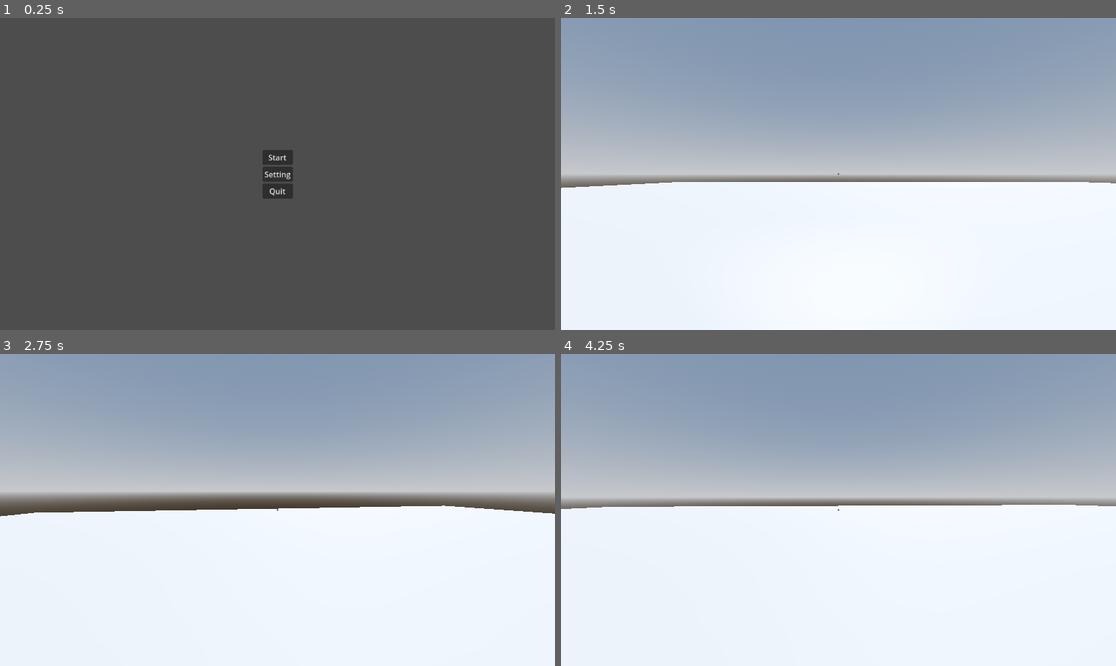
Above: before the commit, frames 1-4 (two rows, left to right).
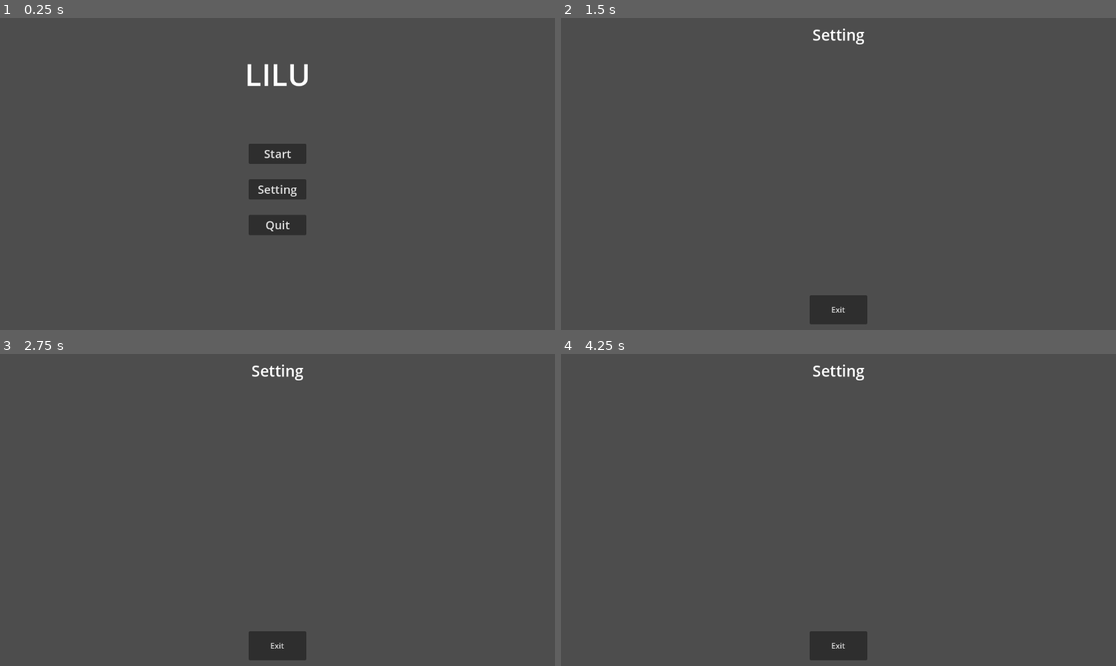
Above: after the commit, the same moments.

Repository: AntarixaSoftware/Teknologi_Game-Lilu
Game: Godot game, scene res://Scenes/main_menu.tscn
Same seed, same stepped clock (60 frames per second), same inputs: the game is played once before the commit and once after it.
Inputs (mouse positions are in pixels of both pictures, inside the frame that each line leads up to):
- Up to frame 1 (0.25 s): no input
- Up to frame 2 (1.5 s): click "Setting" at 0.5 s; click (838, 158) at 1.25 s, where only the run before the commit has a clickable "Start"
- Up to frame 3 (2.75 s): tap Enter at 2 s; move the mouse to (305, 510) at 2.02 s; hold W (forward) from 2.03 s (still down); tap F (flashlight) at 2.1 s; tap Space (jump) at 2.27 s
- Up to frame 4 (4.25 s): keep holding W (forward); move the mouse to (810, 510) at 2.77 s; tap E (interact) at 2.85 s; tap Space (jump) at 3.02 s; move the mouse to (849, 503) at 3.52 s; hold Shift (sprint) from 3.53 s (still down)

The runs differ from the first frame. In frame 1, 2.1% of the frame differs, in the area x 44-56%, y 14-70%; in frame 2, 100%, in the area x 0-100%, y 0-100%; in frame 3, 98%; in frame 4, 100%.

Commit message:
Setting improvement

Diff:
--- /dev/null
+++ b/Scenes/Setting/settings_tab_container.tscn
@@ -0,0 +1,44 @@
+[gd_scene format=3 uid="uid://cl23fry0gf6it"]
+
+[node name="Settings_Tab_Container" type="Control"]
+layout_mode = 3
+anchors_preset = 15
+anchor_right = 1.0
+anchor_bottom = 1.0
+grow_horizontal = 2
+grow_vertical = 2
+
+[node name="TabContainer" type="TabContainer" parent="."]
+layout_mode = 1
+anchors_preset = -1
+anchor_right = 1.0
+anchor_bottom = 1.0
+offset_left = 100.0
+offset_top = 50.0
+offset_right = -100.0
+offset_bottom = -100.0
+grow_horizontal = 2
+grow_vertical = 2
+tab_alignment = 1
+current_tab = 0
+
+[node name="Sound" type="TabBar" parent="TabContainer"]
+layout_mode = 2
+metadata/_tab_index = 0
+
+[node name="MarginContainer" type="MarginContainer" parent="TabContainer/Sound"]
+layout_mode = 1
+anchors_preset = 15
+anchor_right = 1.0
+anchor_bottom = 1.0
+grow_horizontal = 2
+grow_vertical = 2
+theme_override_constants/margin_left = 24
+theme_override_constants/margin_top = 24
+theme_override_constants/margin_right = 24
+theme_override_constants/margin_bottom = 24
+
+[node name="VBoxContainer" type="VBoxContainer" parent="TabContainer/Sound/MarginContainer"]
+layout_mode = 2
+theme_override_constants/separation = 64
+alignment = 1
--- /dev/null
+++ b/Scenes/main_menu.gd
@@ -0,0 +1,35 @@
+class_name MainMenu
+extends Control
+
+@onready var start_button: Button = $MarginContainer/HBoxContainer/VBoxContainer/Start_Button as Button
+@onready var setting_button: Button = $MarginContainer/HBoxContainer/VBoxContainer/Setting_Button as Button
+@onready var quit_button: Button = $MarginContainer/HBoxContainer/VBoxContainer/Quit_Button as Button
+@onready var setting_menu: SettingMenu = $Setting as SettingMenu
+@onready var margin_container: MarginContainer = $MarginContainer as MarginContainer
+
+
+@onready var start_level = preload("res://main_scene.tscn") as PackedScene
+
+func _ready():
+	handle_connecting_signals()
+
+func on_start_pressed() -> void:
+	get_tree().change_scene_to_packed(start_level)
+
+func on_setting_pressed() -> void:
+	margin_container.visible = false
+	setting_menu.set_process(true)
+	setting_menu.visible = true
+
+func on_quit_pressed() -> void:
+	get_tree().quit()
+
+func on_exit_setting_menu() -> void:
+	margin_container.visible = true
+	setting_menu.visible = false
+
+func handle_connecting_signals() -> void:
+	start_button.button_down.connect(on_start_pressed)
+	setting_button.button_down.connect(on_setting_pressed)
+	quit_button.button_down.connect(on_quit_pressed)
+	setting_menu.exit_setting_menu.connect(on_exit_setting_menu)
--- a/Scenes/main_menu.tscn
+++ b/Scenes/main_menu.tscn
@@ -1,6 +1,7 @@
-[gd_scene load_steps=2 format=3 uid="uid://qit6haobgpeu"]
+[gd_scene load_steps=3 format=3 uid="uid://qit6haobgpeu"]
 
-[ext_resource type="Script" path="res://main_menu.gd" id="1_hrajd"]
+[ext_resource type="Script" path="res://Scenes/main_menu.gd" id="1_g5xb2"]
+[ext_resource type="PackedScene" uid="uid://dqxbx21lw0lqv" path="res://Scenes/setting_menu.tscn" id="2_xr32c"]
 
 [node name="MainMenu" type="Control"]
 layout_mode = 3
@@ -9,42 +10,68 @@
 anchor_bottom = 1.0
 grow_horizontal = 2
 grow_vertical = 2
-script = ExtResource("1_hrajd")
+script = ExtResource("1_g5xb2")
 
 [node name="MarginContainer" type="MarginContainer" parent="."]
 layout_mode = 1
-anchors_preset = 8
-anchor_left = 0.5
-anchor_top = 0.5
-anchor_right = 0.5
-anchor_bottom = 0.5
-offset_left = -31.0
-offset_top = -50.5
-offset_right = 31.0
-offset_bottom = 50.5
+anchors_preset = 15
+anchor_right = 1.0
+anchor_bottom = 1.0
 grow_horizontal = 2
 grow_vertical = 2
-metadata/_edit_use_anchors_ = true
+theme_override_constants/margin_left = 12
+theme_override_constants/margin_top = 12
+theme_override_constants/margin_right = 12
+theme_override_constants/margin_bottom = 12
 
 [node name="VBoxContainer" type="VBoxContainer" parent="MarginContainer"]
 layout_mode = 2
-size_flags_vertical = 4
+theme_override_constants/separation = 60
 
-[node name="StartButton" type="Button" parent="MarginContainer/VBoxContainer"]
+[node name="Separator" type="Control" parent="MarginContainer/VBoxContainer"]
 layout_mode = 2
+
+[node name="Label" type="Label" parent="MarginContainer/VBoxContainer"]
+layout_mode = 2
+theme_override_font_sizes/font_size = 64
+text = "LILU"
+horizontal_alignment = 1
+vertical_alignment = 1
+
+[node name="HBoxContainer" type="HBoxContainer" parent="MarginContainer"]
+layout_mode = 2
+alignment = 1
+
+[node name="VBoxContainer" type="VBoxContainer" parent="MarginContainer/HBoxContainer"]
+layout_mode = 2
+theme_override_constants/separation = 32
+alignment = 1
+
+[node name="Separator2" type="Control" parent="MarginContainer/HBoxContainer/VBoxContainer"]
+layout_mode = 2
+
+[node name="Separator3" type="Control" parent="MarginContainer/HBoxContainer/VBoxContainer"]
+layout_mode = 2
+
+[node name="Start_Button" type="Button" parent="MarginContainer/HBoxContainer/VBoxContainer"]
+custom_minimum_size = Vector2(120, 32)
+layout_mode = 2
+theme_override_font_sizes/font_size = 24
 text = "Start"
-icon_alignment = 1
 
-[node name="SettingButton" type="Button" parent="MarginContainer/VBoxContainer"]
+[node name="Setting_Button" type="Button" parent="MarginContainer/HBoxContainer/VBoxContainer"]
+custom_minimum_size = Vector2(120, 32)
 layout_mode = 2
-text = "Setting"
-icon_alignment = 1
+theme_override_font_sizes/font_size = 24
+text = "Setting
+"
 
-[node name="QuitButton" type="Button" parent="MarginContainer/VBoxContainer"]
+[node name="Quit_Button" type="Button" parent="MarginContainer/HBoxContainer/VBoxContainer"]
+custom_minimum_size = Vector2(120, 32)
 layout_mode = 2
+theme_override_font_sizes/font_size = 24
 text = "Quit"
-icon_alignment = 1
 
-[connection signal="pressed" from="MarginContainer/VBoxContainer/StartButton" to="." method="_on_start_button_pressed"]
-[connection signal="pressed" from="MarginContainer/VBoxContainer/SettingButton" to="." method="_on_option_button_pressed"]
-[connection signal="pressed" from="MarginContainer/VBoxContainer/QuitButton" to="." method="_on_quit_button_pressed"]
+[node name="Setting" parent="." instance=ExtResource("2_xr32c")]
+visible = false
+layout_mode = 1
--- a/Scenes/setting_menu.gd
+++ b/Scenes/setting_menu.gd
@@ -1,7 +1,7 @@
 class_name SettingMenu
 extends Control
 
-@onready var exit_button = $MarginContainer/VBoxContainer/Button as Button
+@onready var exit_button: Button = $MarginContainer/VBoxContainer/Exit_Button as Button
 
 signal exit_setting_menu
 
--- a/Scenes/setting_menu.tscn
+++ b/Scenes/setting_menu.tscn
@@ -35,7 +35,7 @@
 text = "Setting"
 horizontal_alignment = 1
 
-[node name="ExitButton" type="Button" parent="MarginContainer/VBoxContainer"]
+[node name="Exit_Button" type="Button" parent="MarginContainer/VBoxContainer"]
 custom_minimum_size = Vector2(120, 60)
 layout_mode = 2
 size_flags_horizontal = 4
--- a/main_menu.gd
+++ /dev/null
@@ -1,11 +0,0 @@
-extends Control
-# Called when the node enters the scene tree for the first time.
-func _ready() -> void:
-	pass # Replace with function body.
-
-func _on_start_button_pressed() -> void:
-	get_tree().change_scene_to_file("res://main_scene.tscn")
-func _on_setting_button_pressed() -> void:
-	get_tree().change_scene_to_file("res://Scenes/setting_menu.tscn")
-func _on_quit_button_pressed() -> void:
-	get_tree().quit()
Not shown: 1 places in Scenes/setting_menu.tscn that only renumber resources
